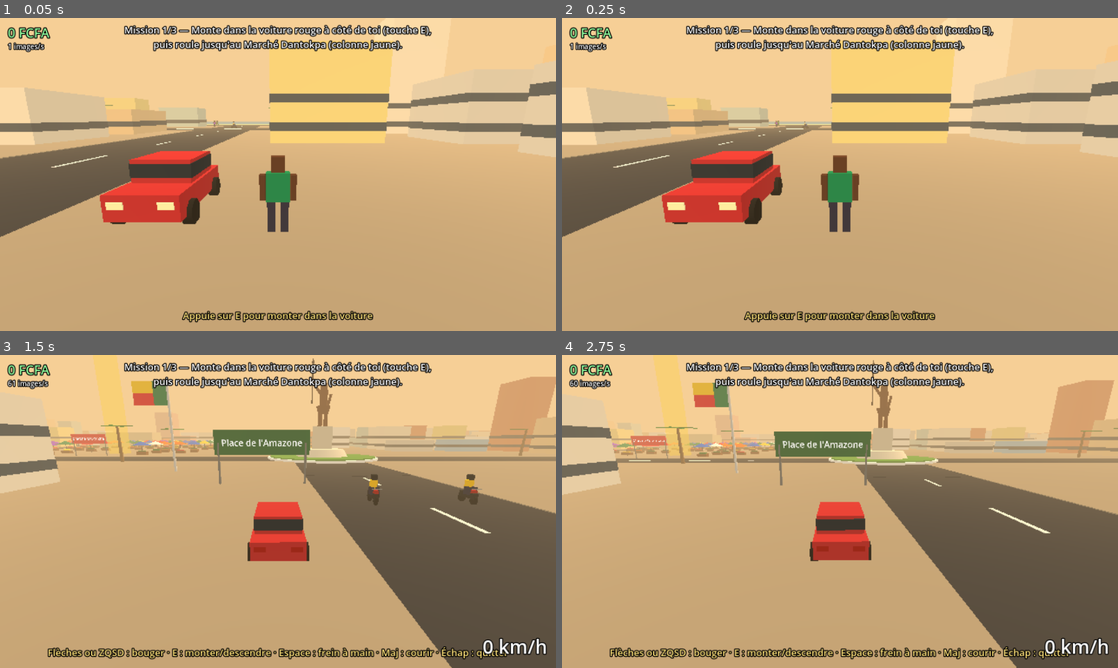
Above: before the commit, frames 1-4 (two rows, left to right).
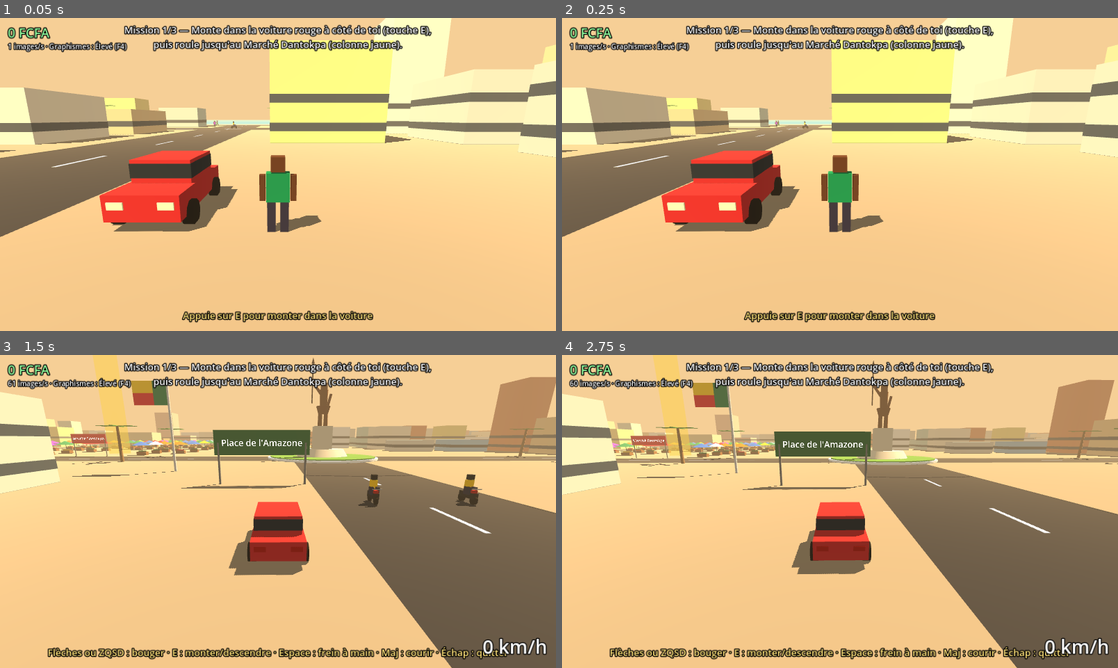
Above: after the commit, the same moments.

Repository: Yard24/Cotonou-city
Game: Godot game, scene res://main.tscn
Same seed, same stepped clock (60 frames per second), same inputs: the game is played once before the commit and once after it.
Inputs:
- Up to frame 1 (0.05 s): no input
- Up to frame 2 (0.25 s): no input
- Up to frame 3 (1.5 s): tap Enter at 0.5 s; hold D (right) 0.53-1.28 s; hold Shift (run) 0.53-1.28 s; tap E (enter) at 0.6 s; hold Space (brake) from 1.28 s (still down); tap Shift (run) at 1.35 s
- Up to frame 4 (2.75 s): tap E (enter) at 1.55, 2.1 s; release Space (brake) at 2.03 s; hold D (right) from 2.03 s (still down); hold Shift (run) from 2.03 s (still down)

The runs differ from the first frame. In frame 1, 69% of the frame differs, in the area x 0-100%, y 0-100%; in frame 2, 69%; in frame 3, 56%; in frame 4, 55%.

Commit message:
Niveaux graphiques, plan mis à jour, procédure de travail automatique
Co-Authored-By: Claude Fable 5.2 <noreply@anthropic.com>
Claude-Session: https://claude.ai/code/session_015ZX5cP41vf7mWhTQ8uSFp4

Diff:
--- a/project.godot
+++ b/project.godot
@@ -23,7 +23,6 @@
 
 renderer/rendering_method="gl_compatibility"
 renderer/rendering_method.mobile="gl_compatibility"
-scaling_3d/scale=0.8
 anti_aliasing/quality/msaa_3d=0
-lights_and_shadows/directional_shadow/size=1024
+lights_and_shadows/directional_shadow/size=4096
 textures/vram_compression/import_etc2_astc=false
--- a/scripts/main.gd
+++ b/scripts/main.gd
@@ -1,6 +1,6 @@
 extends Node3D
 # Cotonou City — monde, circulation, missions, affichage.
-# Réglé pour un petit PC : pas d'ombres, matières simples, distance d'affichage courte.
+# Quatre niveaux graphiques (touche F4) : Bas pour les petits PC, jusqu'à Ultra.
 
 const CarScript := preload("res://scripts/car.gd")
 const PlayerScript := preload("res://scripts/player.gd")
@@ -33,6 +33,11 @@
 var l_speed: Label
 var l_banner: Label
 var l_fps: Label
+var sun: DirectionalLight3D
+var env: Environment
+var quality := 2
+var quality_t := 0.0
+const QNAMES := ["Bas", "Moyen", "Élevé", "Ultra"]
 var selftest := false
 var frames := 0
 var st_start := Vector3.ZERO
@@ -49,7 +54,6 @@
 	if not mats.has(k):
 		var m := StandardMaterial3D.new()
 		m.albedo_color = c
-		m.shading_mode = BaseMaterial3D.SHADING_MODE_PER_VERTEX
 		mats[k] = m
 	return mats[k]
 
@@ -153,12 +157,13 @@
 	_people()
 	_hud()
 	_set_mission()
+	_apply_quality()
 	if not selftest:
 		DisplayServer.window_set_mode(DisplayServer.WINDOW_MODE_MAXIMIZED)
 
 func _inputs() -> void:
 	var m := {"up": [KEY_W, KEY_UP], "down": [KEY_S, KEY_DOWN], "left": [KEY_A, KEY_LEFT], "right": [KEY_D, KEY_RIGHT],
-		"brake": [KEY_SPACE], "run": [KEY_SHIFT], "enter": [KEY_E], "quit": [KEY_ESCAPE], "fps": [KEY_F3]}
+		"brake": [KEY_SPACE], "run": [KEY_SHIFT], "enter": [KEY_E], "quit": [KEY_ESCAPE], "fps": [KEY_F3], "quality": [KEY_F4]}
 	for a in m:
 		if not InputMap.has_action(a):
 			InputMap.add_action(a)
@@ -170,21 +175,23 @@
 func _env() -> void:
 	var we := WorldEnvironment.new()
 	var e := Environment.new()
+	env = e
 	e.background_mode = Environment.BG_COLOR
 	e.background_color = Color("f6cf96")
 	e.ambient_light_source = Environment.AMBIENT_SOURCE_COLOR
 	e.ambient_light_color = Color("fff1d6")
-	e.ambient_light_energy = 0.75
+	e.ambient_light_energy = 0.45
 	e.fog_enabled = true
 	e.fog_light_color = Color("f6cf96")
 	e.fog_density = 0.004
 	we.environment = e
 	add_child(we)
-	var sun := DirectionalLight3D.new()
+	sun = DirectionalLight3D.new()
 	sun.rotation_degrees = Vector3(-55, -50, 0)
 	sun.light_color = Color("ffdcaa")
-	sun.light_energy = 0.9
-	sun.shadow_enabled = false
+	sun.light_energy = 0.7
+	sun.directional_shadow_mode = DirectionalLight3D.SHADOW_PARALLEL_4_SPLITS
+	sun.directional_shadow_max_distance = 160.0
 	add_child(sun)
 	cam = Camera3D.new()
 	cam.fov = 62
@@ -466,6 +473,17 @@
 	l_banner.visible = true
 	banner_t = 3.0
 
+func _apply_quality() -> void:
+	var vp := get_viewport()
+	sun.shadow_enabled = quality >= 1
+	sun.directional_shadow_max_distance = [0.0, 110.0, 180.0, 260.0][quality]
+	vp.scaling_3d_scale = [0.7, 1.0, 1.0, 1.0][quality]
+	vp.msaa_3d = [Viewport.MSAA_DISABLED, Viewport.MSAA_DISABLED, Viewport.MSAA_2X, Viewport.MSAA_4X][quality]
+	cam.far = [260.0, 420.0, 600.0, 900.0][quality]
+	env.fog_density = [0.006, 0.0035, 0.0025, 0.0018][quality]
+	env.ssao_enabled = quality >= 3
+	env.glow_enabled = false
+
 # ---------------- monter / descendre ----------------
 func _nearest_car():
 	var best = null
@@ -517,6 +535,10 @@
 		toggle_car()
 	if Input.is_action_just_pressed("quit") and not selftest:
 		get_tree().quit()
+	if Input.is_action_just_pressed("quality"):
+		quality = (quality + 1) % 4
+		_apply_quality()
+		quality_t = 3.0
 	if Input.is_action_just_pressed("fps"):
 		l_fps.visible = not l_fps.visible
 	if cur_car:
@@ -591,7 +613,7 @@
 
 func _hud_update(delta: float) -> void:
 	l_money.text = "%d FCFA" % money
-	l_fps.text = "%d images/s" % Engine.get_frames_per_second()
+	l_fps.text = "%d images/s · Graphismes : %s (F4)" % [Engine.get_frames_per_second(), QNAMES[quality]]
 	var t := ""
 	if help_t > 0.0:
 		help_t -= delta
Not shown, changed: plan/taches.csv
Not shown, added: plan/taches.json
Not shown, added: TRAVAIL_AUTOMATIQUE.md
Not shown, added: plan/journal/2026-11-15-13h30.md
